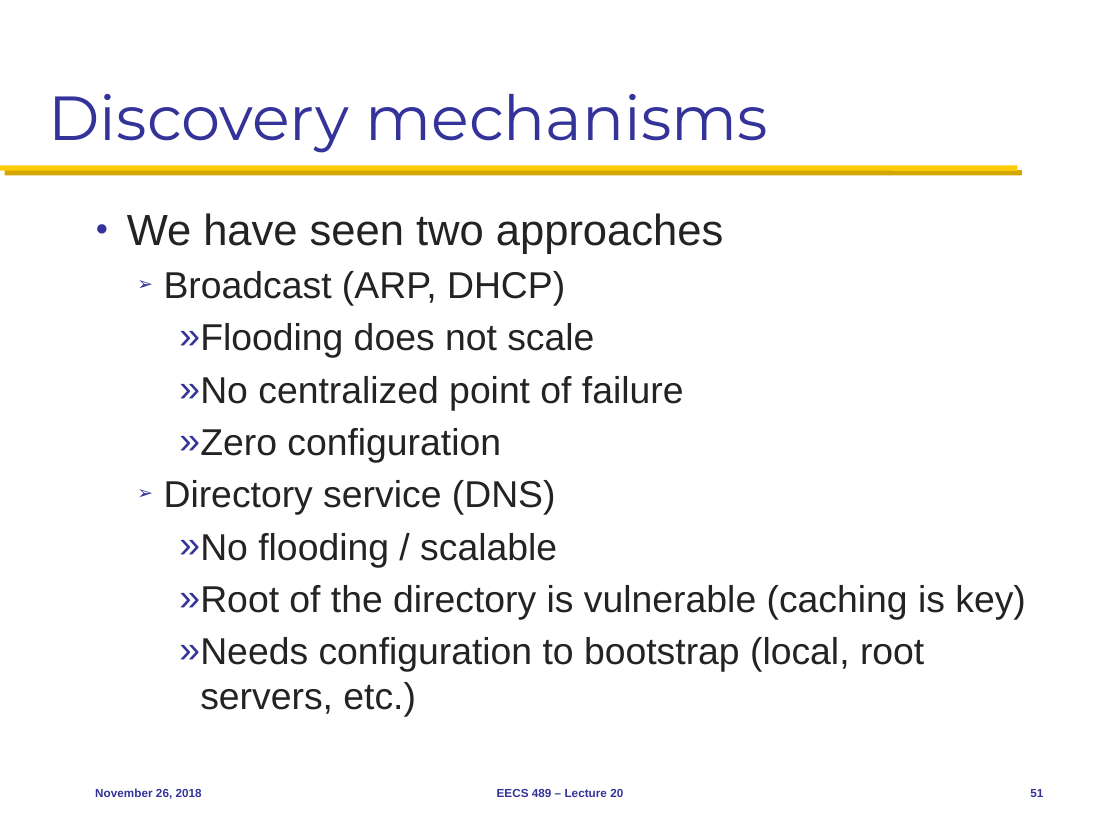
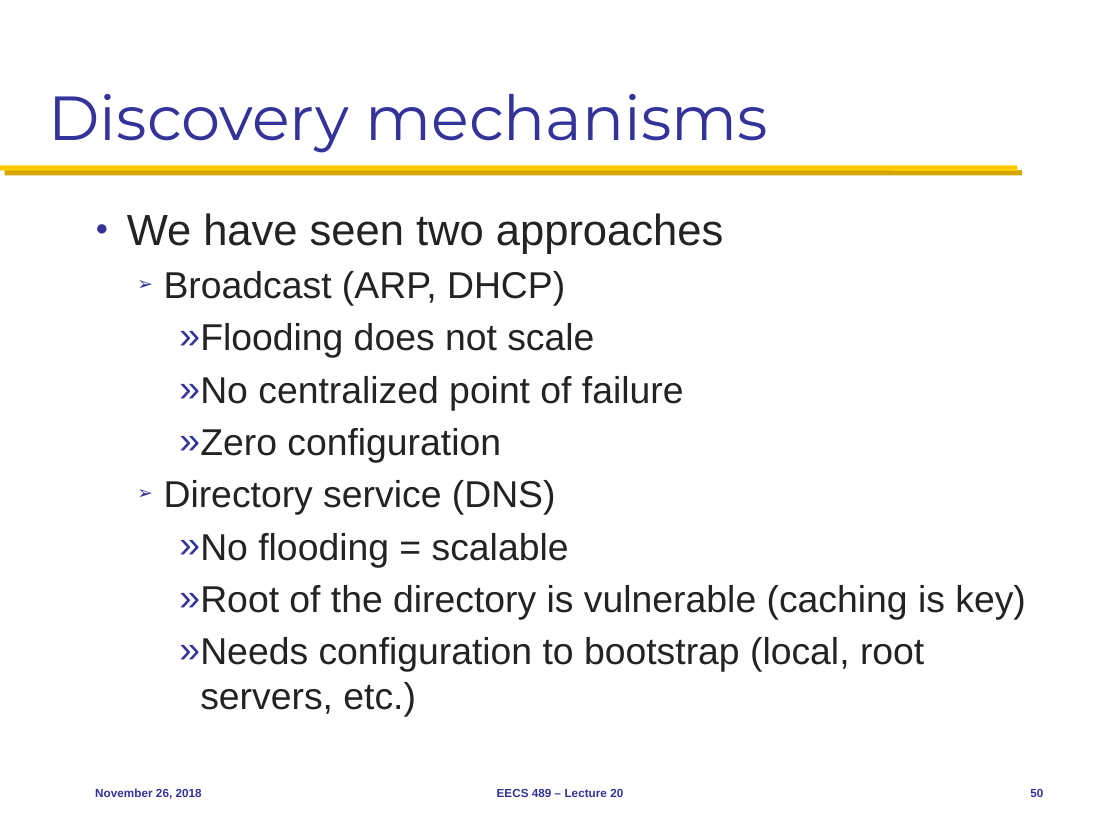
Before and after one commit to mosharaf/eecs489, a slide deck: slide 50 of Slides/112618.pptx (slide 51 before the commit). Drawn at 1120x840 pixels with LibreOffice and Linux fonts; fonts in the diff are those of the drawing. Boxes give left, top, right and bottom in pixels: in the first picture for what was removed or moved away, otherwise in the second. Text is boxed around its words. In the diff, an @@ line names an element or a change of style, - is before the commit and + after.

Commit message:
Tweaks to Nov 26

```diff
--- a/Slides/112618.pptx
+++ b/Slides/112618.pptx
@@ text at (x1=179, y1=533, x2=569, y2=567): text changed @@
-    » No flooding / scalable
+    » No flooding = scalable
@@ page number at (x1=1030, y1=789, x2=1043, y2=797): text changed @@
-51
+50
```
Also in this commit, not shown: 7 other slides changed, 1 slide removed.
